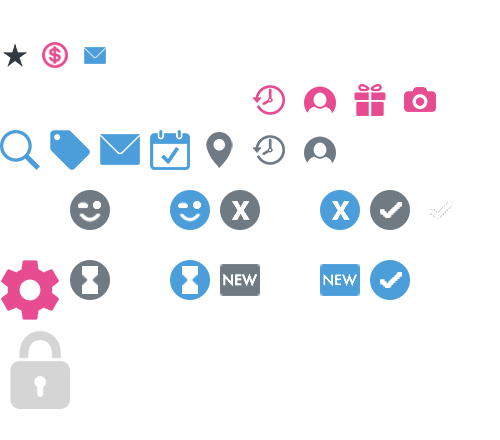
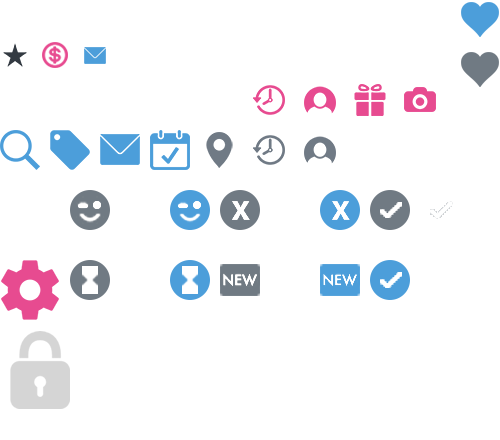
Before/after of a 500x440 layered artwork. What changed in the layer stack:
added layer "Layer 1" above "heart copy" over [461, 52, 499, 87]
added layer "heart copy" above "heart" over [461, 2, 499, 37]
